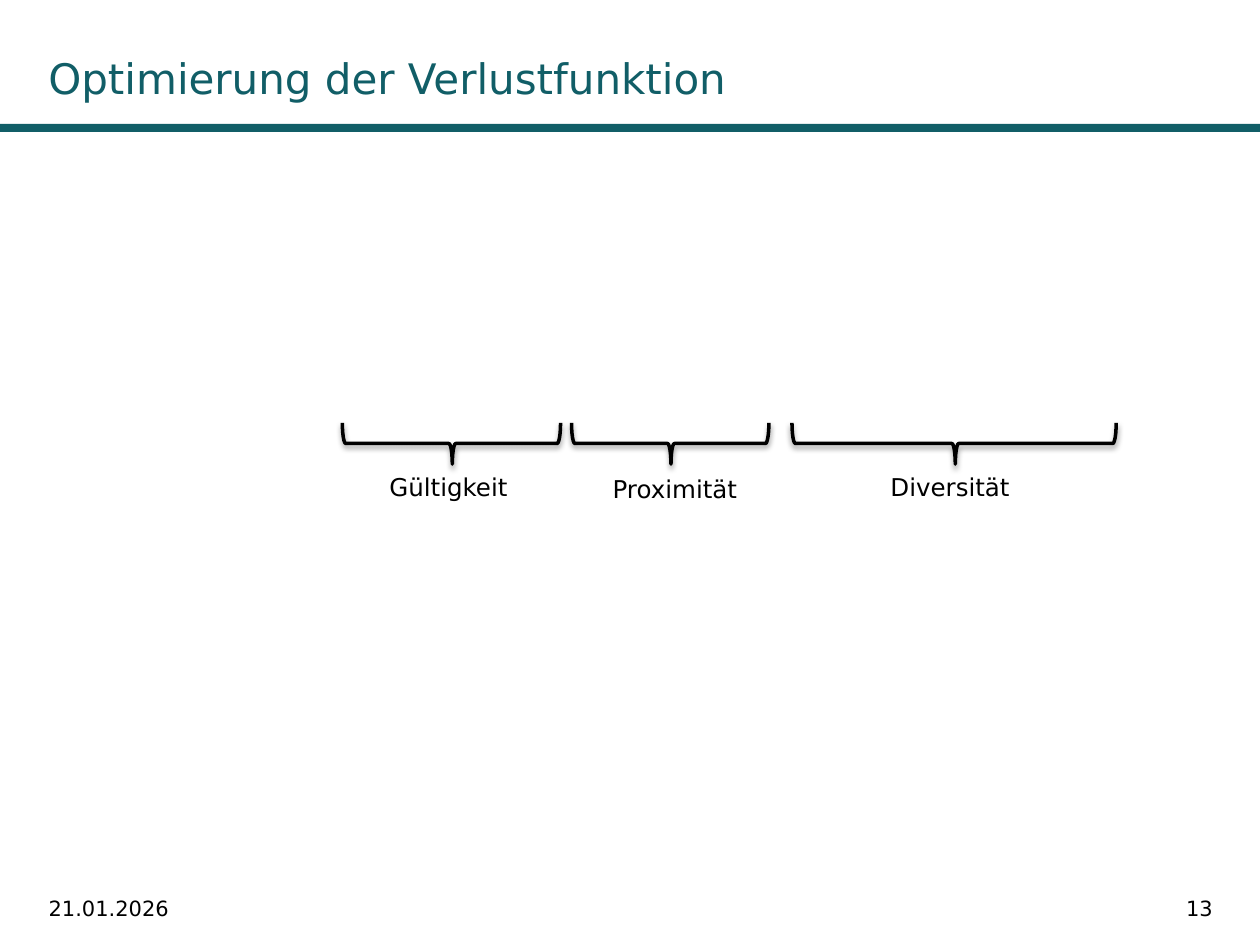
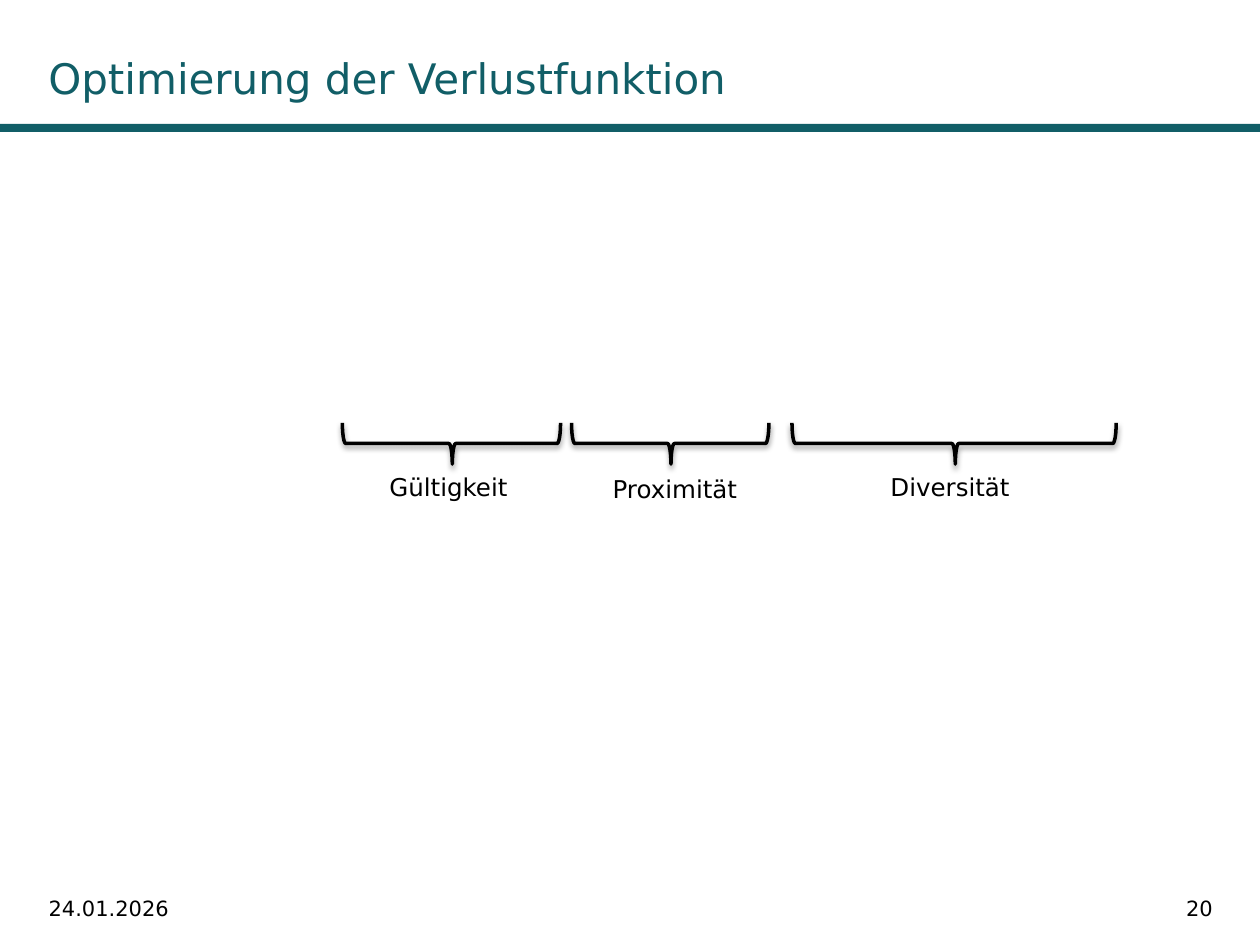
Before and after one commit to fabiw98/Seminar_DICE, a slide deck: slide 20 of Präsentation/DiCE_PowerPoint.potx (slide 13 before the commit). Drawn at 1260x945 pixels with LibreOffice and Linux fonts; fonts in the diff are those of the drawing; grey boxes stand for pictures; background and template pictures are left out. Boxes give left, top, right and bottom in pixels: in the first picture for what was removed or moved away, otherwise in the second. Text is boxed around its words. In the diff, an @@ line names an element or a change of style, - is before the commit and + after.

```diff
--- a/Präsentation/DiCE_PowerPoint.potx
+++ b/Präsentation/DiCE_PowerPoint.potx
@@ text at (49,900,169,917): text changed @@
-21.01.2026
+24.01.2026
@@ page number at (1186,900,1213,917): text changed @@
-13
+20
```
Also in this commit, not shown: 34 other slides changed, 38 slides added, 2 slides removed, 3 other files.
